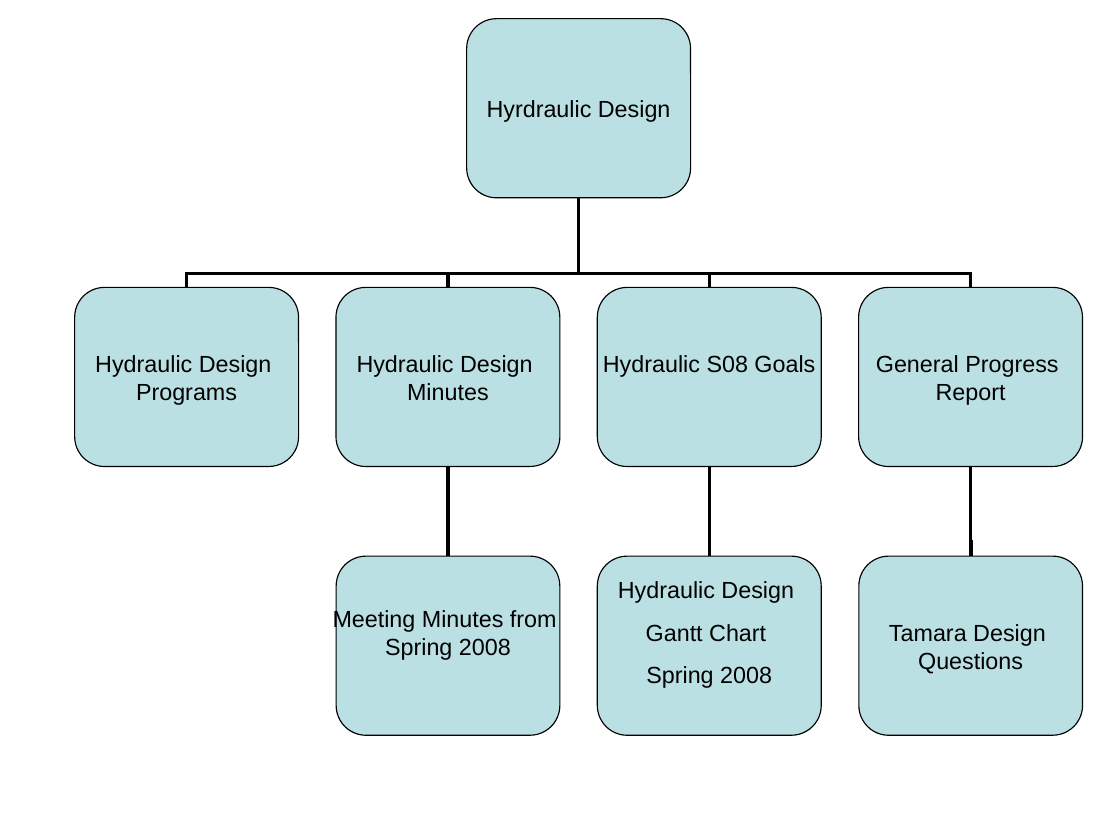
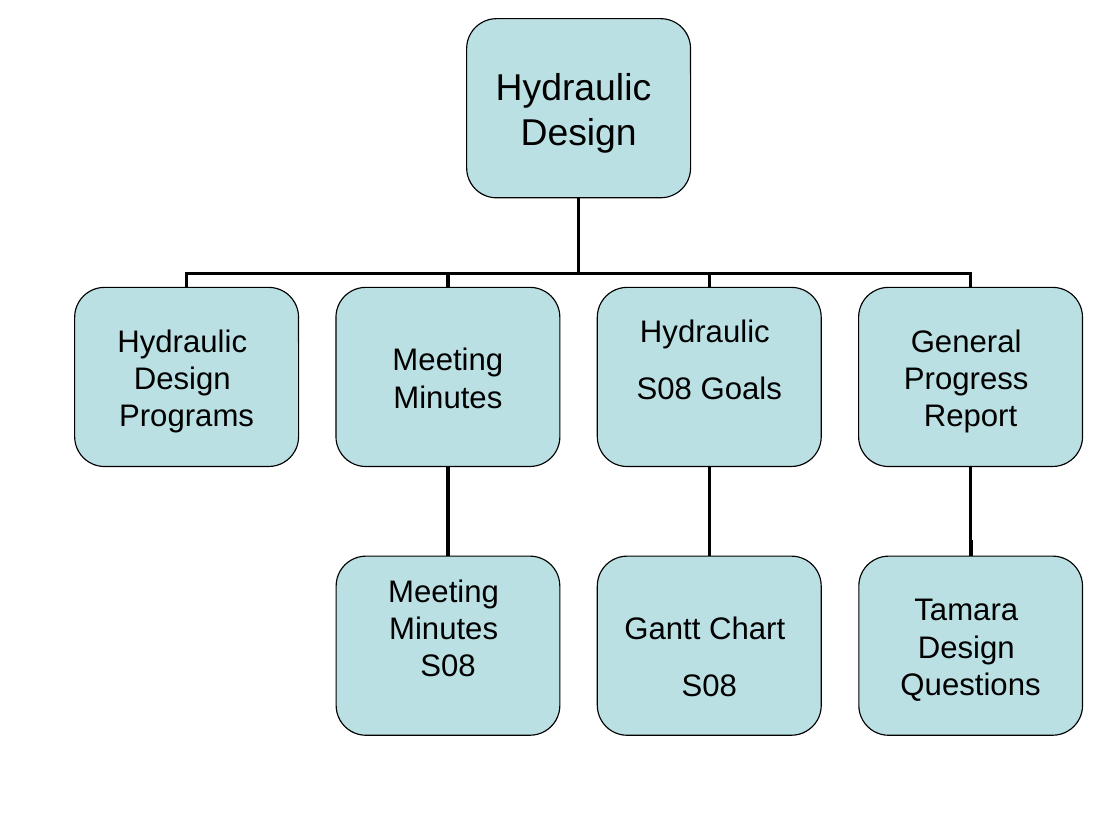
Before and after one commit to AguaClara/mathcad, a slide deck: slide 4 of wiki_map.ppt. Drawn at 1120x840 pixels with LibreOffice and Linux fonts; fonts in the diff are those of the drawing. Boxes give left, top, right and bottom in pixels: in the first picture for what was removed or moved away, otherwise in the second. Text is boxed around its words. In the diff, an @@ line names an element or a change of style, - is before the commit and + after.

Commit message:
modified text to reflect wiki changes

```diff
--- a/wiki_map.ppt
+++ b/wiki_map.ppt
@@ text in rounded rectangle at (496,73,652,153): text changed; size 15 to 24 pt @@
-Hyrdraulic Design
+Hydraulic
+Design
@@ text in rounded rectangle at (117,329,247,395): text changed; size 15 to 20 pt @@
-Hydraulic Design
+Hydraulic
+Design
@@ text in rounded rectangle at (637,319,782,400): text changed; size 15 to 20 pt @@
-Hydraulic S08 Goals
+Hydraulic
+S08 Goals
@@ text in rounded rectangle at (904,329,1029,395): text changed; size 15 to 20 pt @@
-General Progress
+General
+Progress
@@ text in rounded rectangle at (392,347,503,377): text changed; size 15 to 20 pt @@
-Hydraulic Design
+Meeting
@@ text in rounded rectangle at (393,385,502,409): size 15 to 20 pt in "Minutes" @@
@@ text in rounded rectangle at (119,404,254,433): size 15 to 20 pt in "Programs" @@
@@ text in rounded rectangle at (924,404,1017,433): size 15 to 20 pt in "Report" @@
@@ text in rounded rectangle at (388,579,499,677): text changed; size 15 to 20 pt @@
-Meeting Minutes from
-Spring 2008
+Meeting
+Minutes
+S08
@@ text in rounded rectangle at (618,581,794,603): paragraph removed @@
-Hydraulic Design
@@ text in rounded rectangle at (914,598,1018,664): text changed; size 15 to 20 pt @@
-Tamara Design
+Tamara
+Design
@@ text in rounded rectangle at (624,616,785,640): size 15 to 20 pt in "Gantt Chart"; more space between paragraphs @@
@@ text in rounded rectangle at (682,674,737,697): text changed; size 15 to 20 pt @@
-Spring 2008
+S08
@@ text in rounded rectangle at (900,672,1040,701): size 15 to 20 pt in "Questions" @@
```
Also in this commit, not shown: 2 other slides changed.
